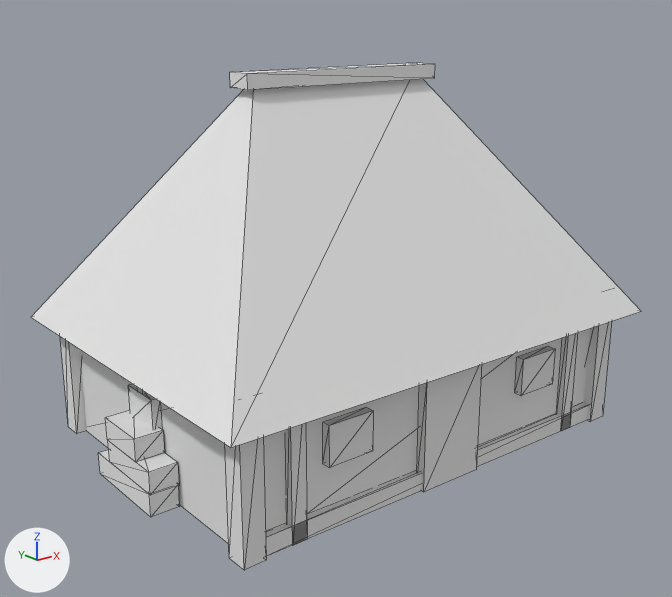
The glTF model assets/models/cottage-01.glb: old version first, new version second.
One viewpoint serves both versions: a 50 mm lens placed at (-9.1, -11.29, 6.72), pointed at (-0.22, -0.2, 2.28). Arrows for +X, +Y and +Z are at lower left; the lights stay in place. The picture after the commit comes second. Mesh edges are drawn as thin lines. Vertices at exactly the same position are counted once.

Objects in the first picture: 'cottage-01'.
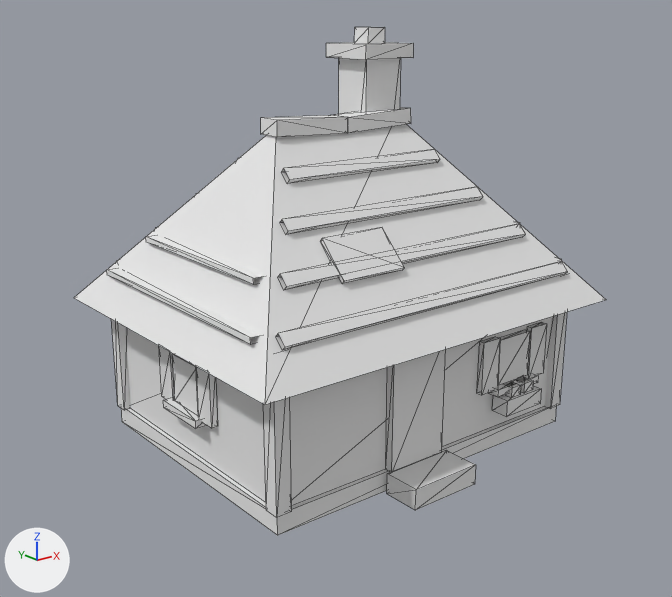
Where the change shows, as pixel boxes [x1, y1, x2, y2] in the pictures (672 x 597 px; the box of a moved part takes in the faces that stretch with it):
'cottage-01', reshaped (13% narrower)
    before: [31, 63, 641, 570]
    after: [74, 27, 606, 535]
'accent', added
    after: [159, 322, 547, 472]
part 1 of me_cottage_01, moved or reshaped
    before: [79, 329, 590, 544]
    after: [121, 406, 556, 535]
part 2 of me_cottage_01, moved or reshaped
    before: [417, 364, 482, 492]
    after: [125, 317, 551, 506]
part 3 of me_cottage_01, moved or reshaped (not visible before)
    after: [111, 319, 131, 410]
part 4 of me_cottage_01, moved or reshaped
    before: [286, 423, 307, 545]
    after: [264, 398, 291, 518]
part 5 of me_cottage_01, moved or reshaped
    before: [557, 333, 578, 430]
    after: [545, 312, 567, 409]
part 6 of me_cottage_01, moved or reshaped
    before: [266, 403, 588, 557]
    after: [387, 450, 476, 510]
part 7 of me_cottage_01, added
    after: [498, 330, 530, 386]
part 8 of me_cottage_01, added
    after: [489, 374, 538, 397]
part 9 of me_cottage_01, moved or reshaped
    before: [584, 322, 611, 422]
    after: [506, 383, 521, 398]
part 10 of me_cottage_01, moved or reshaped (not visible before)
    after: [516, 378, 533, 393]
part 11 of me_cottage_01, added
    after: [172, 354, 198, 415]
part 12 of me_cottage_01, added
    after: [163, 399, 207, 429]
part 13 of me_cottage_01, moved or reshaped (not visible before)
    after: [339, 58, 401, 114]
part 14 of me_cottage_01, added
    after: [326, 42, 413, 60]
part 15 of me_cottage_01, rebuilt (13% narrower, 24% shorter)
    before: [31, 79, 641, 448]
    after: [74, 124, 606, 405]
part 16 of me_cottage_01, deleted
    before: [60, 63, 555, 570]
part 17 of me_cottage_01, added
    after: [107, 27, 568, 350]

The change, as a diff of the scene's bpy script:
```diff
--- a/assets/models/cottage-01.glb.py
+++ b/assets/models/cottage-01.glb.py
@@ me_cottage_01 @@
-me_cottage_01.from_pydata(...)  # 206 vertices, 272 faces; spans x -4.0..4.0, y -3.0..3.0, z 0.0..5.84
+me_cottage_01.from_pydata(...)  # 278 vertices, 344 faces; spans x -3.35..3.35, y -2.95..2.75, z 0.0..6.41
+# me_cottage_01 part 1: the loose piece of 8 vertices spanning x -3.5..3.5, y -2.5..2.5, z 0.0..2.3 is scaled about the mesh origin by (0.823, 0.912, 0.13)
+# me_cottage_01 part 2: the loose piece of 8 vertices spanning x -0.55..0.55, y -2.65..-2.49, z 0.0..1.8 is scaled about its middle by (5.09, 27.5, 1.28), then moved by (0.0, 2.57, 0.55)
+# me_cottage_01 part 3: the loose piece of 8 vertices spanning x -2.87..-2.63, y 2.48..2.6, z 0.0..2.3 is scaled about its middle by (1, 2, 1), then moved by (-0.05, -0.34, 0.3)
+# me_cottage_01 part 4: the loose piece of 8 vertices spanning x -2.87..-2.63, y -2.6..-2.48, z 0.0..2.3 is scaled about its middle by (1, 2, 1), then moved by (-0.05, 0.34, 0.3)
+# me_cottage_01 part 5: the loose piece of 8 vertices spanning x 2.63..2.87, y -2.6..-2.48, z 0.0..2.3 is scaled about its middle by (1, 2, 1), then moved by (0.05, 0.34, 0.3)
+# me_cottage_01 part 6: the loose piece of 8 vertices spanning x -3.5..3.5, y -2.6..-2.48, z 0.0..0.28 is scaled about its middle by (0.171, 5, 1.14), then moved by (-0.4, -0.11, 0.02)
+# me_cottage_01 part 7: a new loose piece, a box spanning x 1.35..2.05, y -2.29..-2.19, z 1.05..1.8, in mat_palette (its picture is missing)
+# me_cottage_01 part 8: a new loose piece, a box spanning x 1.23..2.17, y -2.42..-2.22, z 0.93..1.05, in mat_palette (its picture is missing)
+# me_cottage_01 part 9: the loose piece of 8 vertices spanning x 3.33..3.67, y -2.67..-2.33, z 0.0..2.3 is scaled about its middle by (0.588, 0.588, 0.0696), then moved by (-1.95, 0.1, -0.18)
+# me_cottage_01 part 10: the loose piece of 8 vertices spanning x 3.48..3.6, y -0.12..0.12, z 0.0..2.3 is scaled about its middle by (1.67, 0.833, 0.0696), then moved by (-1.69, -2.4, -0.18)
+# me_cottage_01 part 11: a new loose piece, a box spanning x -2.89..-2.79, y -0.35..0.35, z 1.05..1.8, in mat_palette (its picture is missing)
+# me_cottage_01 part 12: a new loose piece, a box spanning x -3.02..-2.82, y -0.47..0.47, z 0.93..1.05, in mat_palette (its picture is missing)
+# me_cottage_01 part 13: the loose piece of 8 vertices spanning x -3.5..3.5, y 2.48..2.6, z 0.0..0.28 is scaled about its middle by (0.1, 5.83, 18), then moved by (0.9, -2.19, 3.39)
+# me_cottage_01 part 14: a new loose piece, a box spanning x 0.41..1.39, y -0.14..0.84, z 5.95..6.17, in mat_palette (its picture is missing)
+# me_cottage_01 part 15: the loose piece of 6 vertices spanning x -4.0..4.0, y -3.0..3.0, z 1.92..5.75 is rebuilt with 6 vertices and now spans x -3.35..3.35, y -2.75..2.75, z 2.18..5.05
+# me_cottage_01 part 16: 15 loose pieces with 120 vertices, spanning x -3.97..3.67, y -2.68..2.67, z 0.0..5.84, are deleted
+# me_cottage_01 part 17: 128 vertices added at x -3.06..3.06, y -2.38..2.38, z 2.62..6.41
+# other edits to the shape of me_cottage_01 do not show in these pictures
 me_cottage_01.materials.append(mat_palette)
@@ ob_accent @@
+ob_accent = bpy.data.objects.new('accent', me_accent)  # a box spanning x -0.9..0.1, y -2.34..-2.2, z 0.3..2.2; a box spanning x 0.97..1.33, y -2.31..-2.21, z 1.0..1.85; a box spanning x 2.07..2.43, y -2.31..-2.21, z 1.0..1.85; a box spanning x 1.3..2.1, y -2.55..-2.25, z 0.63..0.89; a box spanning x -1.13..-0.77, y 2.21..2.31, z 1.0..1.85; a box spanning x -0.03..0.33, y 2.21..2.31, z 1.0..1.85; a box spanning x -2.91..-2.81, y 0.37..0.73, z 1.0..1.85; a box spanning x -2.91..-2.81, y -0.73..-0.37, z 1.0..1.85; in mat_palette (its picture is missing)
+ob_accent.location = (0.0, 0.0, 0.0)
```
